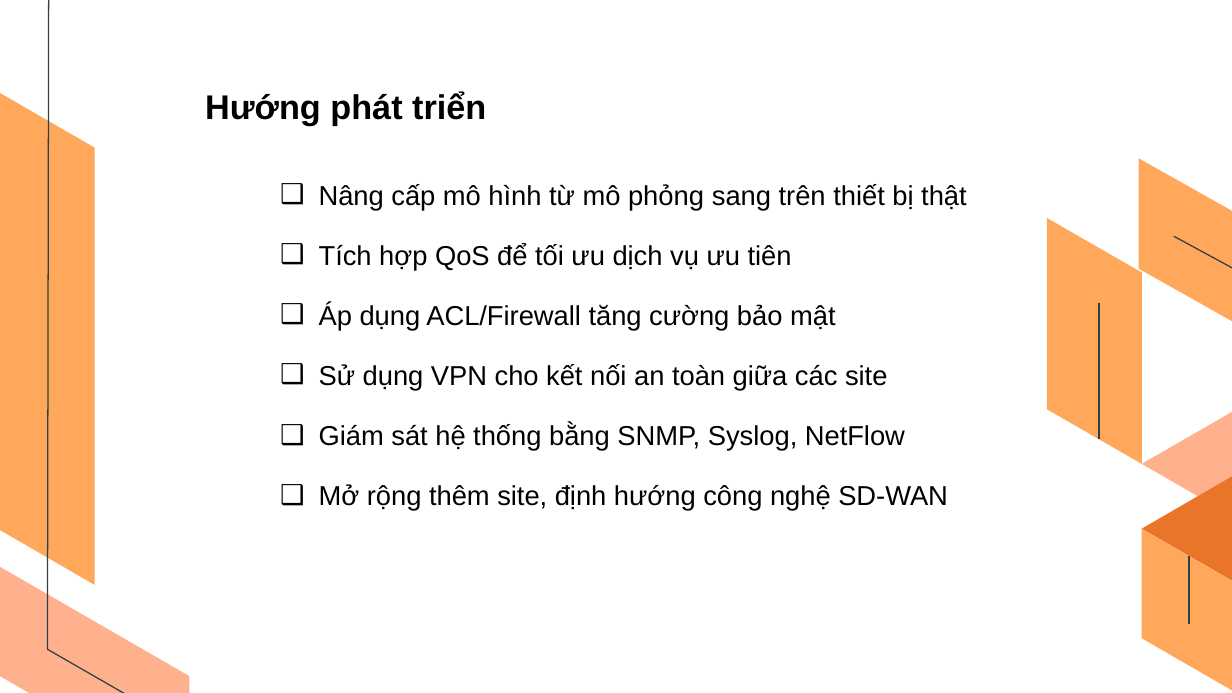
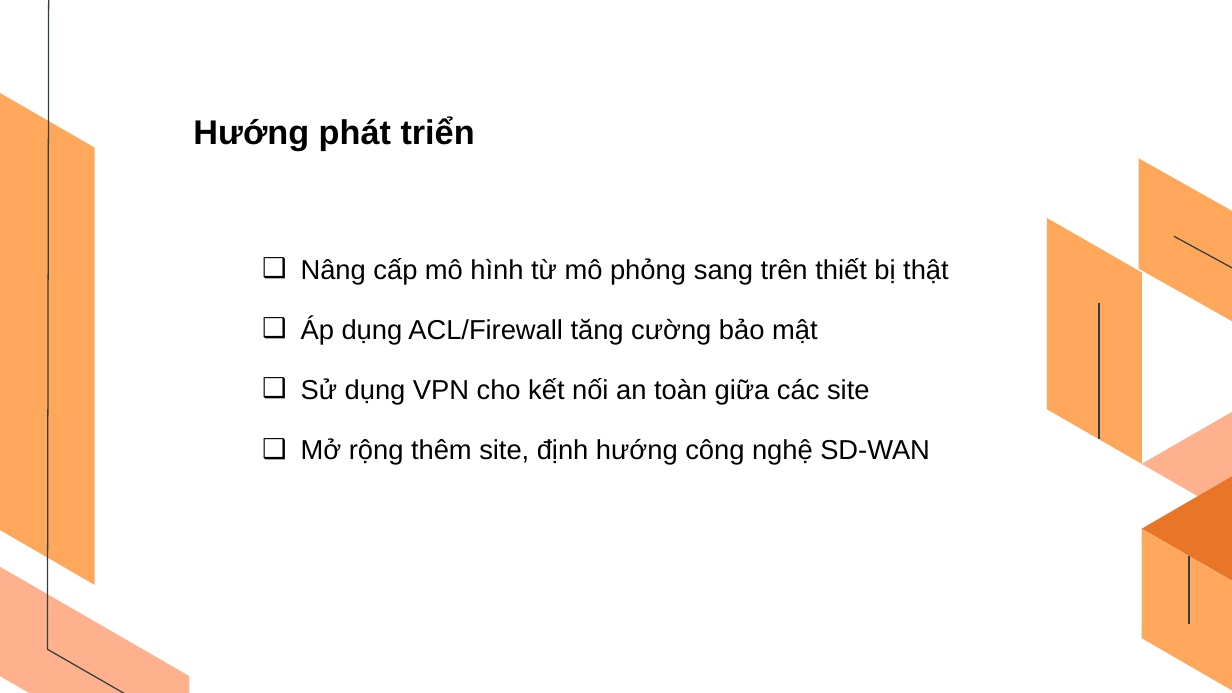
Before and after one commit to TrangThanhHieu/tn-da21ttb-110121023-trangthanhhieu-xaydungmohinhmangwanbaomattoiuuhieusuat-cpt, a slide deck: slide 29 of docs/110121023_TrangThanhHieu_Da21TTB.pptx. Drawn at 1232x693 pixels with LibreOffice and Linux fonts; fonts in the diff are those of the drawing. Boxes give left, top, right and bottom in pixels: in the first picture for what was removed or moved away, otherwise in the second. Text is boxed around its words. In the diff, an @@ line names an element or a change of style, - is before the commit and + after.

```diff
--- a/docs/110121023_TrangThanhHieu_Da21TTB.pptx
+++ b/docs/110121023_TrangThanhHieu_Da21TTB.pptx
@@ text "Hướng phát triển": place and size @@
-text "Hướng phát triển" at [205,91,486,125]
+text "Hướng phát triển" at [193,117,475,151]
@@ text "Nâng cấp mô hình từ ...": place and size @@
-text "Nâng cấp mô hình từ ..." at [319,184,967,511]
+text "Nâng cấp mô hình từ ..." at [301,258,949,465]
@@ text at [319,243,792,270]: paragraph removed @@
-❑ Tích hợp QoS để tối ưu dịch vụ ưu tiên
@@ text at [319,424,905,451]: paragraph removed @@
-❑ Giám sát hệ thống bằng SNMP, Syslog, NetFlow
```
Also in this commit, not shown: 8 other slides changed, 3 other files.
